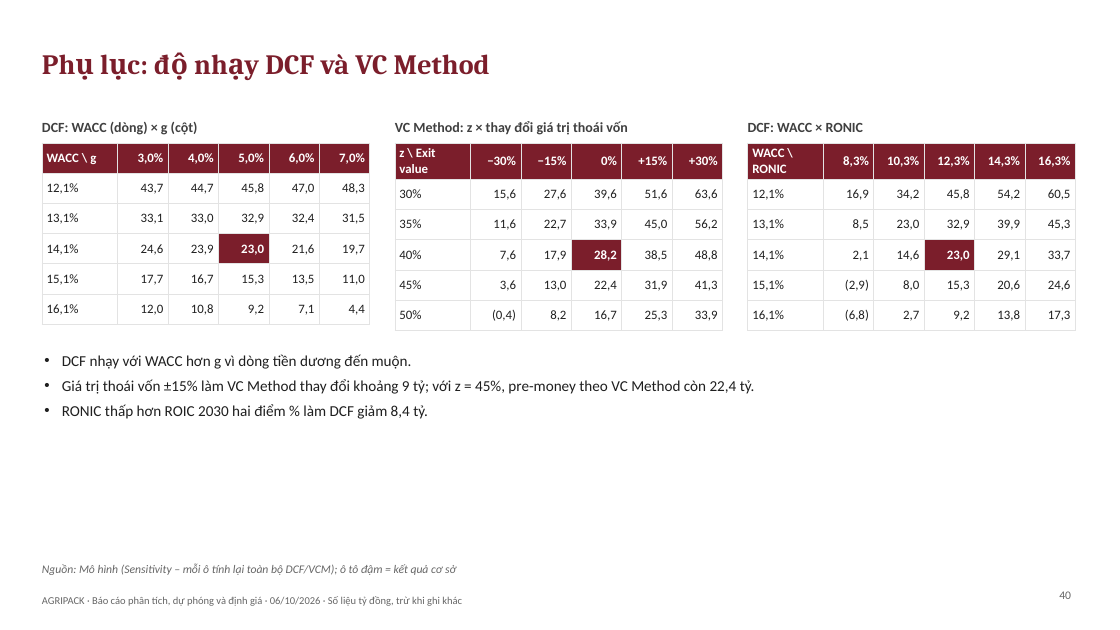
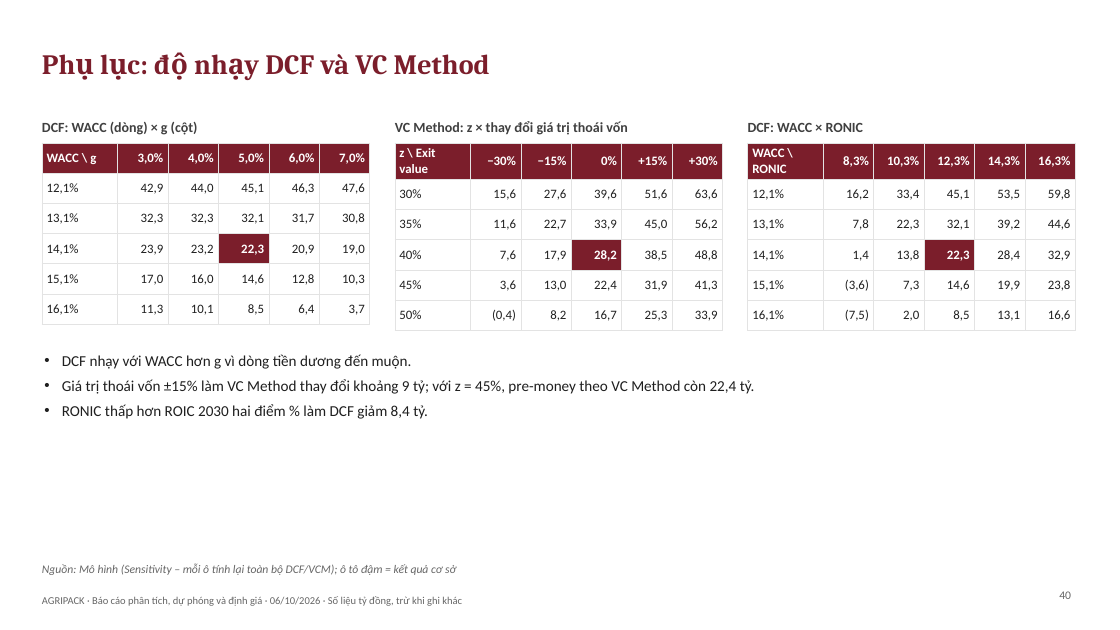
Before and after one commit to loc1706/CLAIDE-CFA, a slide deck: slide 40 of AgriPack_Slides_tom_tat.pptx. Drawn at 1120x630 pixels with LibreOffice and Linux fonts; fonts in the diff are those of the drawing. Boxes give left, top, right and bottom in pixels: in the first picture for what was removed or moved away, otherwise in the second. Text is boxed around its words. In the diff, an @@ line names an element or a change of style, - is before the commit and + after.

```diff
--- a/AgriPack_Slides_tom_tat.pptx
+++ b/AgriPack_Slides_tom_tat.pptx
@@ table at <box>42,143,370,319</box> @@
-row 2: 12,1% | 43,7 | 44,7 | 45,8 | 47,0 | 48,3
+row 2: 12,1% | 42,9 | 44,0 | 45,1 | 46,3 | 47,6
-row 3: 13,1% | 33,1 | 33,0 | 32,9 | 32,4 | 31,5
+row 3: 13,1% | 32,3 | 32,3 | 32,1 | 31,7 | 30,8
-row 4: 14,1% | 24,6 | 23,9 | 23,0 | 21,6 | 19,7
+row 4: 14,1% | 23,9 | 23,2 | 22,3 | 20,9 | 19,0
-row 5: 15,1% | 17,7 | 16,7 | 15,3 | 13,5 | 11,0
+row 5: 15,1% | 17,0 | 16,0 | 14,6 | 12,8 | 10,3
-row 6: 16,1% | 12,0 | 10,8 | 9,2 | 7,1 | 4,4
+row 6: 16,1% | 11,3 | 10,1 | 8,5 | 6,4 | 3,7
@@ table at <box>748,143,1075,325</box> @@
-row 2: 12,1% | 16,9 | 34,2 | 45,8 | 54,2 | 60,5
+row 2: 12,1% | 16,2 | 33,4 | 45,1 | 53,5 | 59,8
-row 3: 13,1% | 8,5 | 23,0 | 32,9 | 39,9 | 45,3
+row 3: 13,1% | 7,8 | 22,3 | 32,1 | 39,2 | 44,6
-row 4: 14,1% | 2,1 | 14,6 | 23,0 | 29,1 | 33,7
+row 4: 14,1% | 1,4 | 13,8 | 22,3 | 28,4 | 32,9
-row 5: 15,1% | (2,9) | 8,0 | 15,3 | 20,6 | 24,6
+row 5: 15,1% | (3,6) | 7,3 | 14,6 | 19,9 | 23,8
-row 6: 16,1% | (6,8) | 2,7 | 9,2 | 13,8 | 17,3
+row 6: 16,1% | (7,5) | 2,0 | 8,5 | 13,1 | 16,6
```
Also in this commit, not shown: 9 other slides changed, 4 other files.
